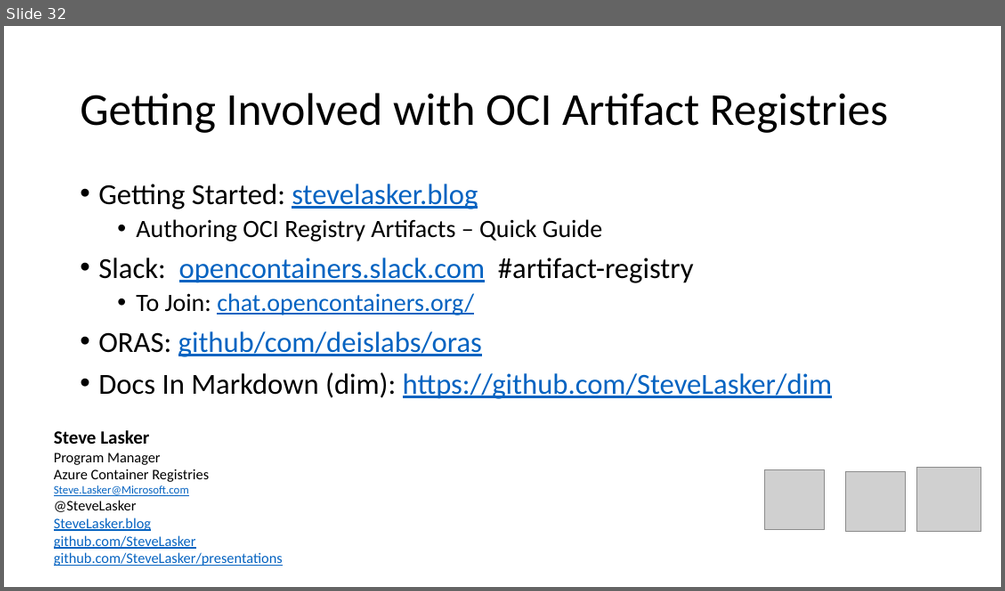
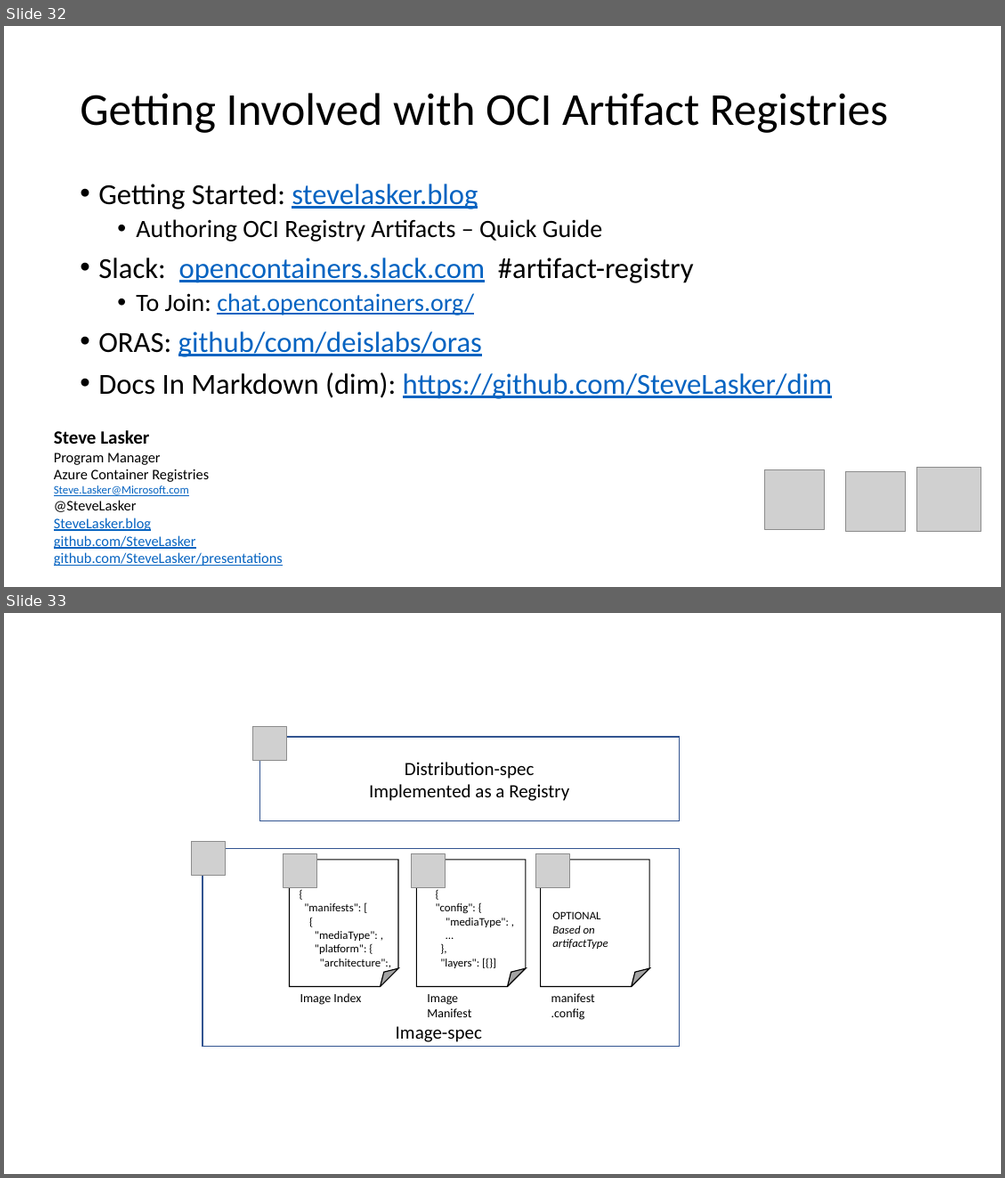
Before and after one commit to SteveLasker/Presentations, a slide deck: oci-artifacts/OCIArtifactRegistries.pptx. Shown one above the other, each under a label of ours: slide 32 before the commit, slides 32 and 33 after it. The pictures are 1005x591 and 1005x1178 pixels, drawn with LibreOffice and Linux fonts; fonts in the diff are those of the drawing; grey boxes stand for pictures; background and template pictures are left out. Boxes give left, top, right and bottom in pixels: in the first picture for what was removed or moved away, otherwise in the second. Text is boxed around its words. In the diff, an @@ line names an element or a change of style, - is before the commit and + after.

Commit message:
Add OCI manifest refactoring slides

```diff
--- a/oci-artifacts/OCIArtifactRegistries.pptx
+++ b/oci-artifacts/OCIArtifactRegistries.pptx
@@ slide 33 added at <box>4,613,1001,1174</box>, background #FFFFFF @@
@@ picture added at <box>253,727,287,761</box> @@
@@ rectangle added at <box>254,728,286,760</box>, fill #FFFFFF @@
@@ rectangle added at <box>259,737,680,821</box>, outline #325491 1 pt, 18 pt, text #000000 @@
+Distribution-spec
+Implemented as a Registry
@@ picture added at <box>192,841,226,875</box> @@
@@ rectangle added at <box>193,843,225,875</box>, fill #FFFFFF @@
@@ rectangle added at <box>202,849,680,1046</box>, outline #325491 1 pt, 18 pt, text #000000 @@
+Image-spec
@@ picture added at <box>283,854,316,888</box> @@
@@ rectangle added at <box>283,855,316,887</box>, fill #FFFFFF @@
@@ picture added at <box>411,854,445,887</box> @@
@@ rectangle added at <box>412,854,444,887</box>, fill #FFFFFF @@
@@ picture added at <box>535,854,569,888</box> @@
@@ rectangle added at <box>536,855,568,887</box>, fill #FFFFFF @@
@@ text added at <box>304,903,391,970</box>, 11 pt, text #000000 @@
+{
+"manifests": [
+{
+"mediaType": ,
+"platform": {
+"architecture":,
@@ text added at <box>436,903,509,968</box>, 11 pt, text #000000 @@
+{
+"config": {
+"mediaType": ,
+…
+},
+"layers": [{}]
@@ text added at <box>552,911,607,949</box>, 11 pt, text #000000, italic @@
+OPTIONAL
+Based on artifactType
@@ group added at <box>290,860,649,1020</box>: 3 freeform shapes, 3 folded corners, 3 texts @@
+Image Manifest
+manifest.config
+Image Index
```
Also in this commit, not shown: 1 other slide added, 1 other file.
